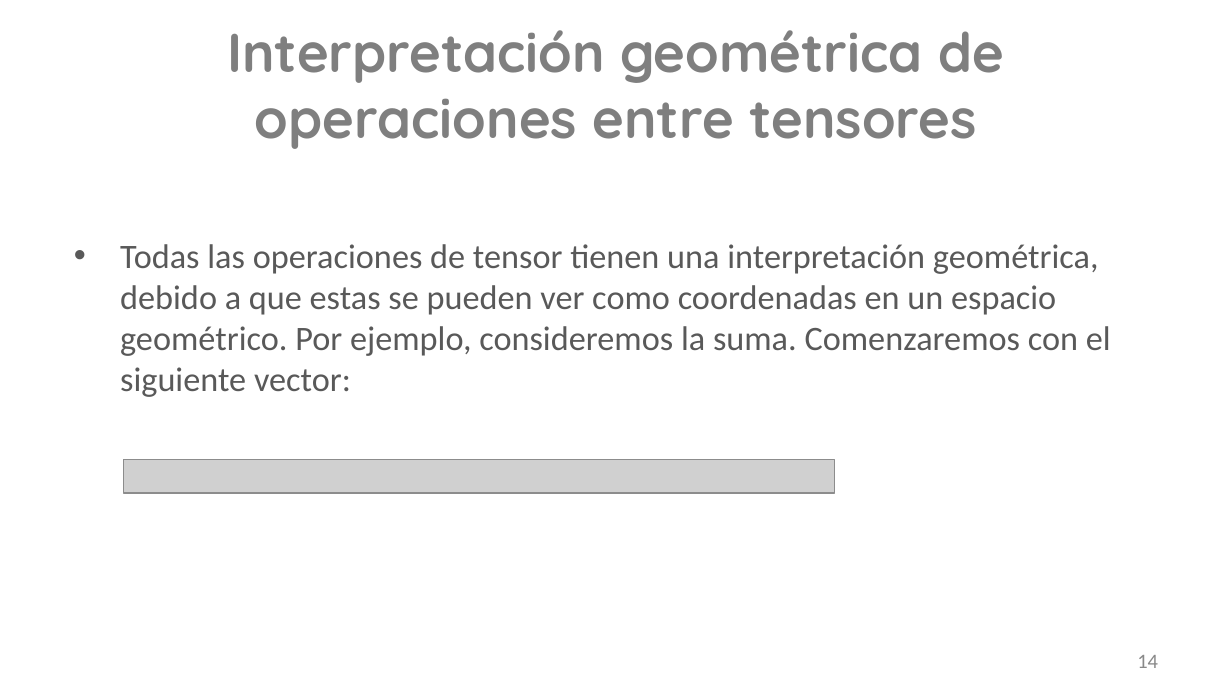
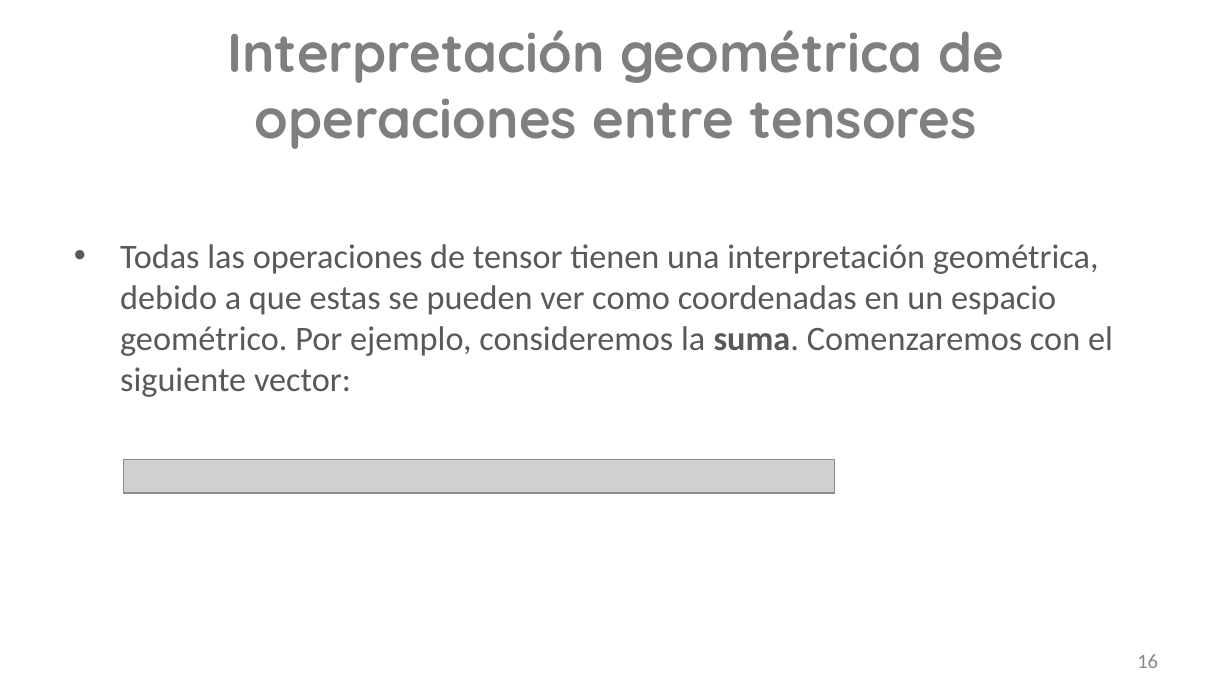
Before and after one commit to shanthalchs/Python-DeepLearning, a slide deck: slide 16 of Python/Fundamentos Matemáticos con Redes Neuronales_2021.pptx (slide 14 before the commit). Drawn at 1232x693 pixels with LibreOffice and Linux fonts; fonts in the diff are those of the drawing; grey boxes stand for pictures; background and template pictures are left out. Boxes give left, top, right and bottom in pixels: in the first picture for what was removed or moved away, otherwise in the second. Text is boxed around its words. In the diff, an @@ line names an element or a change of style, - is before the commit and + after.

```diff
--- a/Python/Fundamentos Matemáticos con Redes Neuronales_2021.pptx
+++ b/Python/Fundamentos Matemáticos con Redes Neuronales_2021.pptx
@@ text "Todas las operaciones de tensor ..." at <box>120,244,1113,397</box>: bold on in "suma." @@
@@ page number at <box>1137,654,1158,668</box>: text changed @@
-14
+16
```
Also in this commit, not shown: 8 other slides changed, 6 slides added, 56 other files.
